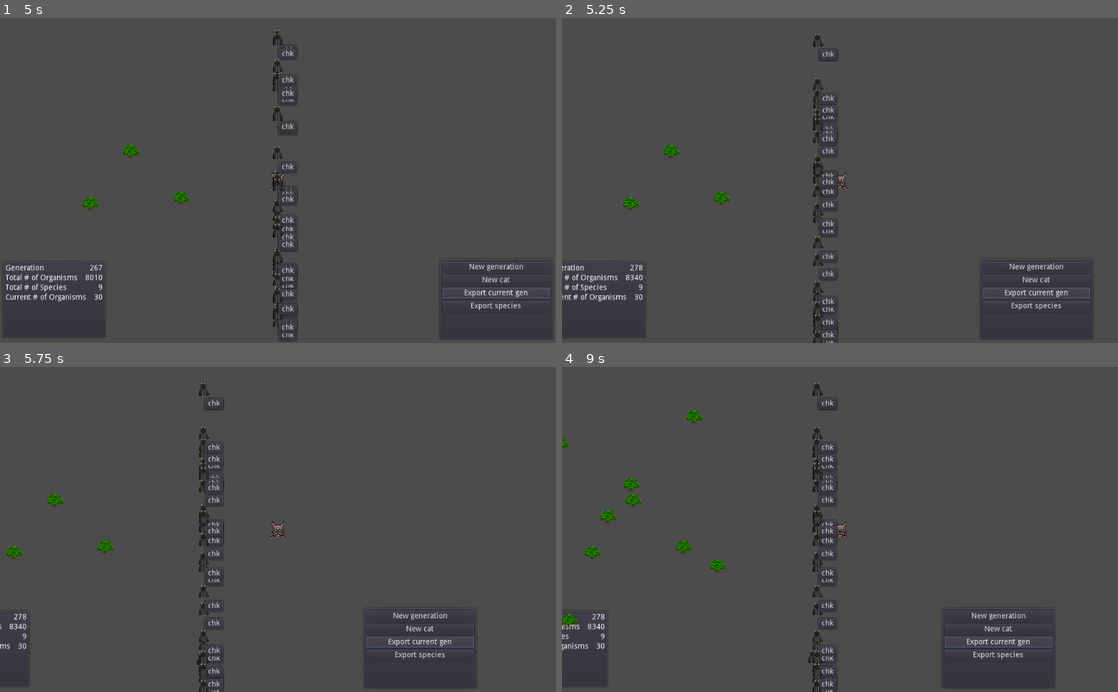
Above: before the commit, frames 1-4 (two rows, left to right).
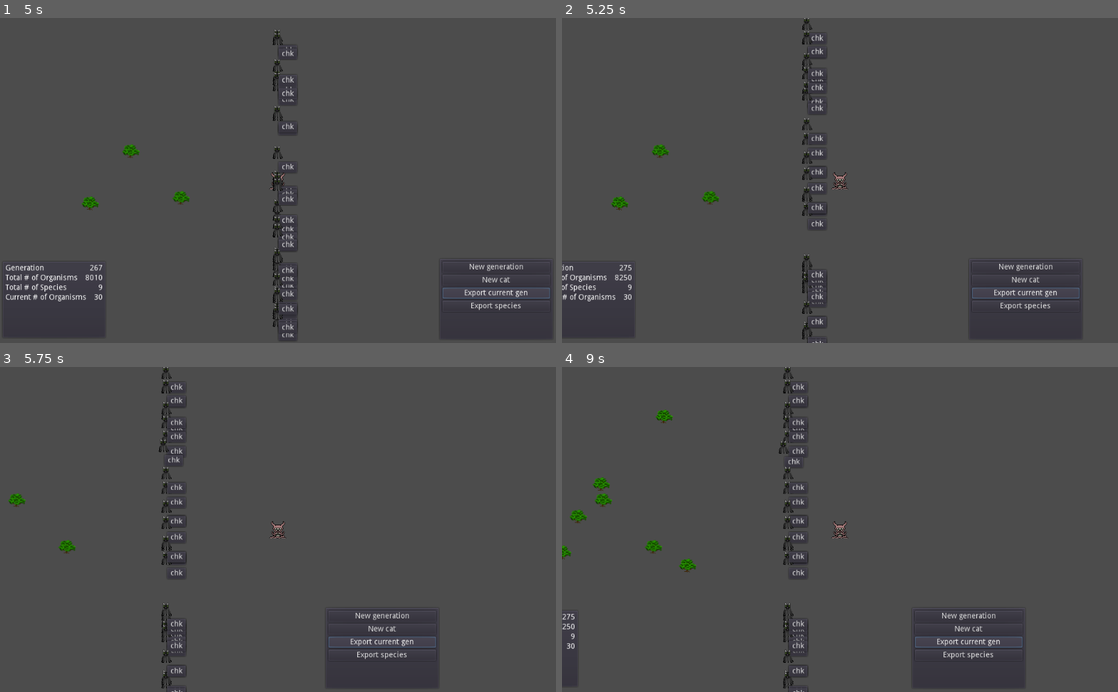
Above: after the commit, the same moments.

Repository: austincap/NEAT-Experiment
Game: Godot game, scene res://World.tscn
The game is run twice, just before and just after one commit, with the same random seed, the same clock (stepped at 60 frames per second) and the same inputs. The project has no main scene, so this scene is started directly.
Inputs:
- Up to frame 1 (5 s): click "New generation" at 0.5 s; click "chk" at 1.25 s; click "New generation" at 2 s; click "New cat" at 2.75 s; click "New cat" at 3.5 s; click "Export current gen" at 4.25 s
- Up to frame 2 (5.25 s): hold Right (ui_right) from 5.03 s (still down)
- Up to frame 3 (5.75 s): keep holding Right (ui_right)
- Up to frame 4 (9 s): release Right (ui_right) at 5.78 s; hold Down (ui_down) 5.78-6.53 s; hold Right (ui_right) 6.53-7.28 s; hold Up (ui_up) 7.28-8.03 s; hold Left (ui_left) from 8.03 s (still down)

Frame 1 is identical in both runs. In frame 2, 3.3% of the frame differs, in the area x 0-96%, y 0-100%; in frame 3, 3.6%; in frame 4, 4.4%, in the area x 0-89%, y 0-100%.

Commit message:
nothing

Diff:
--- a/Carnivores/Cat.gd
+++ b/Carnivores/Cat.gd
@@ -1,5 +1,6 @@
 extends Node2D
-#var VNN = preload("res://NEAT/VisualNeuralNet.tscn")
+#property vector = [edible, dangerous, aggressive, ally, smells good, smells weird]
+var propertyVector = [1, 1, 0, 1, 0, 0]
 var NeuralNet = preload("res://NEAT/NeuralNet.gd")
 var score = 0
 signal death(thisNode)
@@ -8,6 +9,7 @@
 var organismId
 var TIME = 0
 var showingVNN = false
+var inputPropertyVector = [0, 0, 0, 0, 0, 0]
 var inputTickObject = { 0:0.0, 1:0.0, 2:0.0, 3:0.0, 4:0.0 }
 var outputTickObject = {5:0.0, 6:0.0, 7:0.0, 8:0.0}
 var outputTickVector = []
@@ -98,18 +100,9 @@
 	self.showingVNN = false
 	for node in get_tree().get_nodes_in_group("VNN"):
 		node.queue_free()
-	#var visualNeuralNet = VNN.instance().create(self.thisNeuralNet.neuros)
-	#self.get_tree().get_root().get_node("World").get_node("Camera2D").get_node("Player").add_child(visualNeuralNet)
 	var theVNNnode = self.get_tree().get_root().get_node("World").get_node("Camera2D").get_node("Player").get_node("VisualNeuralNet")
 	theVNNnode.visible = true
 	theVNNnode.create(self.thisNeuralNet.neuros)
-	#print(self.name)
-	#print(self.get_parent().name)
-	#print(self.get_tree().get_root().name)
-	#print(self.get_tree().get_root().get_node("World").get_node("Camera2D").name)
-	#self.get_tree().get_root().get_node("World").add_child(visualNeuralNet)
-	#visualNeuralNet.position.x = 0
-	#visualNeuralNet.position.y = 0
 	self.showingVNN = true
 
 func _on_WeakSpot_area_shape_entered(area_id, area, area_shape, self_shape):
@@ -117,5 +110,5 @@
 		self.score += 2
 		area.get_parent().queue_free()
 	elif area.is_in_group("player"):
-		self.score -= 3
+		self.score -= 10
 		die()
--- a/NEAT/NeuroPanel.tscn
+++ b/NEAT/NeuroPanel.tscn
@@ -3,14 +3,10 @@
 [node name="NeuroPanel" type="PanelContainer" groups=[
 "VNN",
 ]]
-anchor_left = -0.024
-anchor_top = -0.042
-anchor_right = 0.025
-anchor_bottom = 0.037
-margin_left = 0.576
-margin_top = 0.200003
-margin_right = 10.4
-margin_bottom = 12.8
+margin_left = -30.0
+margin_top = -30.0
+margin_right = 30.0
+margin_bottom = 30.0
 rect_min_size = Vector2( 60, 60 )
 __meta__ = {
 "_edit_use_anchors_": false
@@ -29,9 +25,8 @@
 align = 1
 
 [node name="Output" type="Label" parent="VBoxContainer"]
-margin_left = -5.0
-margin_top = 24.0
-margin_right = 41.0
-margin_bottom = 38.0
+margin_top = 18.0
+margin_right = 46.0
+margin_bottom = 32.0
 text = "0.0"
 valign = 2
--- a/NEAT/VisualNeuralNet.gd
+++ b/NEAT/VisualNeuralNet.gd
@@ -1,15 +1,20 @@
-extends Node
+extends Node2D
 var NeuroPanel = preload("res://NEAT/NeuroPanel.tscn")
 var neuroNodesDictionary = {}
-var tempLineCoordinates = []
+var neurosCopy = {}
+var listOfConnectionPoints = []
+
 
 func create(neuros):
 	self.neuroNodesDictionary = {}
+
+	self.neurosCopy = neuros
 	var gridContainer = get_node("GridContainer")
 	for neuroId in neuros:
 		var newNeuroPanel = NeuroPanel.instance()
 		newNeuroPanel.get_node("VBoxContainer").get_child(0).text = str(neuroId)
 		self.neuroNodesDictionary[neuroId] = newNeuroPanel
+		listOfConnectionPoints.append(newNeuroPanel.get_node("VBoxContainer").get_global_position())
 		newNeuroPanel.get_node("VBoxContainer").get_child(1).text = str(neuros[neuroId]["output"])
 		gridContainer.add_child(newNeuroPanel)
 		if neuros[neuroId]["type"] == "Input":
@@ -18,34 +23,27 @@
 			newNeuroPanel.modulate = Color(1, 1, 1)
 		elif neuros[neuroId]["type"] == "Output":
 			newNeuroPanel.modulate = Color(0.9, 0.3, 0.0)
-#	for neuroId in neuros:
-#		#var line = Line2D.new()
-#		#line.width = 22.0
-#		var test = CanvasItem.new()
-#
-#		#line.add_point(self.neuroNodesDictionary[neuroId].get_position())
-#		if neuros[neuroId]["type"] == "Hidden":
-#			print(self.neuroNodesDictionary[neuroId].get_position())
-#			if neuros[neuroId]["expected_inputs"] > 0:
-#				for incomingNeuroId in neuros[neuroId]["inputsToNeuro"]:
-#					test.draw_line(self.neuroNodesDictionary[neuroId].get_position(), Vector2(0, 0), Color(1.0, 0.2, 0.2))
-#					#line.add_point(self.neuroNodesDictionary[incomingNeuroId].get_position())
-#					#line.draw_line()
-#					#line = [self.neuroNodesDictionary[neuroId].get_position(), self.neuroNodesDictionary[incomingNeuroId].get_position()]
-#			if len(neuros[neuroId]["outputsFromNeuro"].keys()) > 0:
-#				for receivingNeuroId in neuros[neuroId]["outputsFromNeuro"]:
-#					test.draw_line(self.neuroNodesDictionary[neuroId].get_position(), self.neuroNodesDictionary[receivingNeuroId].get_position(), Color(1.0, 0.2, 0.2))
-#					#line.points = [self.neuroNodesDictionary[neuroId].get_position(), self.neuroNodesDictionary[receivingNeuroId].get_position()]
-#		elif neuros[neuroId]["type"] == "Input":
-#			if len(neuros[neuroId]["outputsFromNeuro"].keys()) > 0:
-#				var teset = CanvasItem.new()
-#				for receivingNeuroId in neuros[neuroId]["outputsFromNeuro"]:
-#					teset.draw_line(self.neuroNodesDictionary[neuroId].get_position(), self.neuroNodesDictionary[receivingNeuroId].get_position(), Color(1.0, 0.2, 0.2))
-#					#test.update()
+	update()
 	return self
 
+
 #func _draw():
-#	test.draw_line(self.neuroNodesDictionary[neuroId].get_position(), self.neuroNodesDictionary[receivingNeuroId].get_position(), Color(1.0, 0.2, 0.2))
+#	var tempNeuro = {}
+#	for neuroId in self.neurosCopy:
+#		tempNeuro = self.neurosCopy[neuroId]
+#		print(self.neuroNodesDictionary[neuroId].get_node("VBoxContainer").get_global_position())
+#		if tempNeuro["type"] == "Hidden":
+#			if tempNeuro["expected_inputs"] > 0:
+#				for incomingNeuroId in tempNeuro["inputsToNeuro"]:
+#					draw_line(self.neuroNodesDictionary[neuroId].get_global_transform()[2], self.neuroNodesDictionary[incomingNeuroId].get_global_transform()[2], Color(1.0, 0.2, 0.2))
+#			if len(tempNeuro["outputsFromNeuro"].keys()) > 0:
+#				for receivingNeuroId in tempNeuro["outputsFromNeuro"]:
+#					draw_line(self.neuroNodesDictionary[neuroId].get_global_transform()[2], Vector2(0,0), Color(1.0, 0.2, 0.2))
+#		elif tempNeuro["type"] == "Input":
+#			if len(tempNeuro["outputsFromNeuro"].keys()) > 0:
+#				for receivingNeuroId in tempNeuro["outputsFromNeuro"]:
+#					draw_line(self.neuroNodesDictionary[neuroId].get_global_transform()[2], self.neuroNodesDictionary[receivingNeuroId].get_global_transform()[2], Color(1.0, 0.2, 0.2))
+#	self.neurosCopy = {}
 
 func _on_CloseButton_pressed():
 	self.visible = false
--- a/Plants/Bush.gd
+++ b/Plants/Bush.gd
@@ -1,9 +1,7 @@
 extends Node2D
 
-
-# Declare member variables here. Examples:
-# var a = 2
-# var b = "text"
+#property vector = [edible, dangerous, aggressive, ally, smells good, smells weird]
+var propertyVector = [1, 0, 0, 0, 0, 0]
 
 
 # Called when the node enters the scene tree for the first time.
--- a/Plants/Bush.tscn
+++ b/Plants/Bush.tscn
@@ -1,11 +1,13 @@
-[gd_scene load_steps=3 format=2]
+[gd_scene load_steps=4 format=2]
 
 [ext_resource path="res://Plants/bush.png" type="Texture" id=1]
+[ext_resource path="res://Plants/Bush.gd" type="Script" id=2]
 
 [sub_resource type="CircleShape2D" id=1]
 radius = 9.45026
 
 [node name="Bush" type="Node2D"]
+script = ExtResource( 2 )
 
 [node name="Sprite" type="Sprite" parent="."]
 texture = ExtResource( 1 )
--- a/Player/Player.gd
+++ b/Player/Player.gd
@@ -1,7 +1,7 @@
 extends KinematicBody2D
-
-
-var speed = 200
+#property vector = [edible, dangerous, aggressive, ally, smells good, smells weird]
+var propertyVector = [1, 1, 0, 0, 0, 1]
+var speed = 300
 var velocity = Vector2()
 
 func _ready():
Empty file removed: Player/KinematicBody2D.gd
